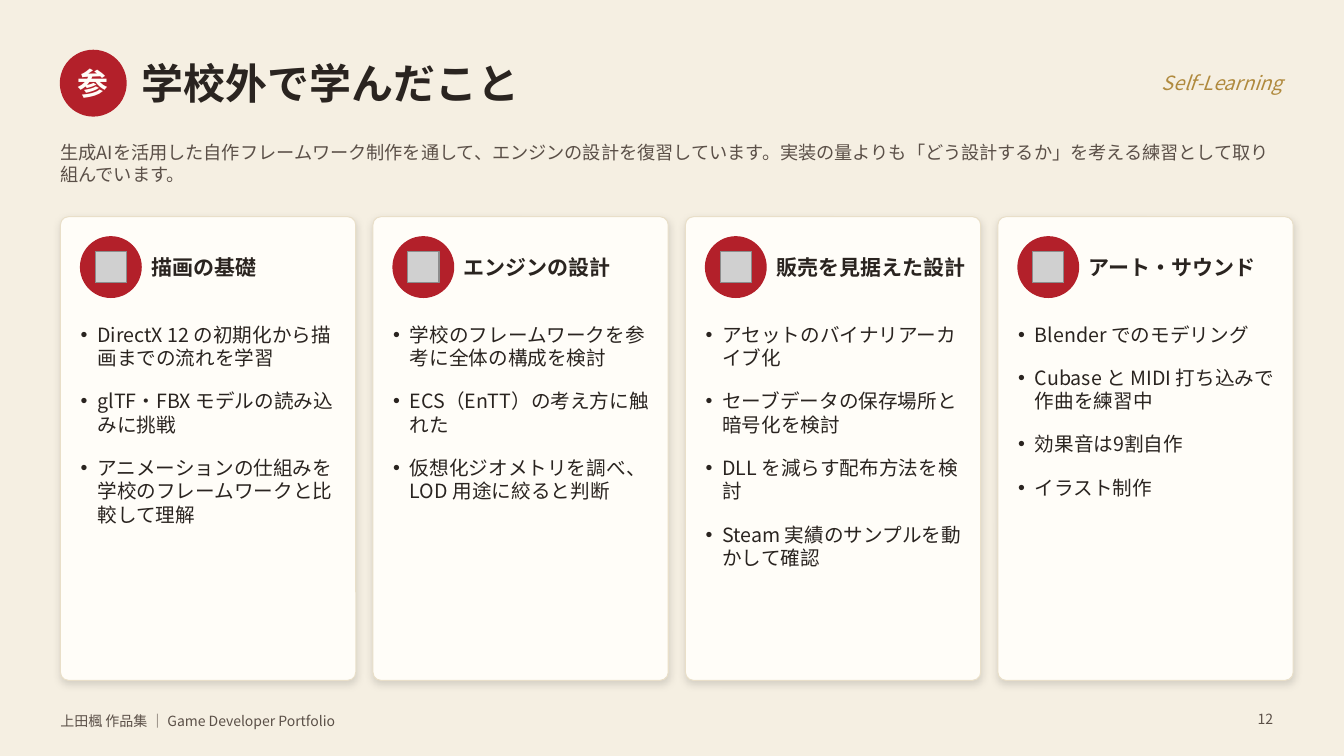
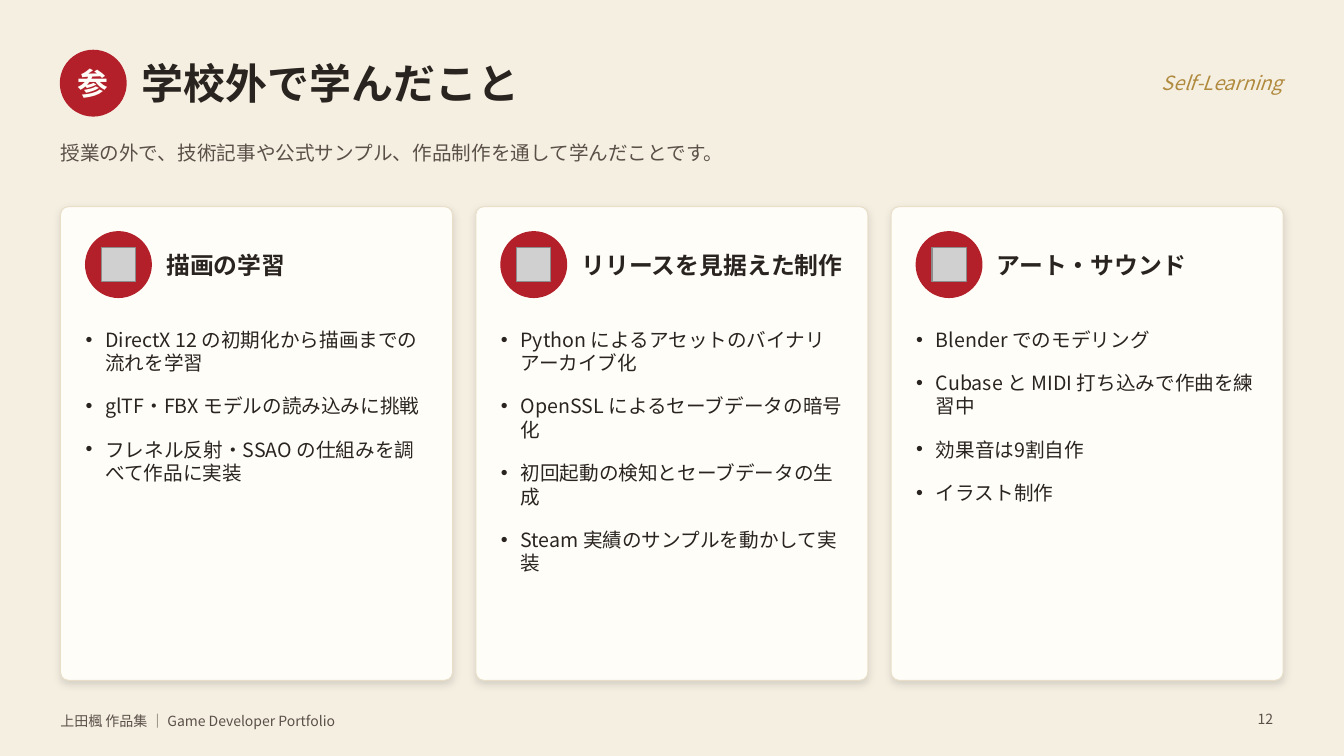
Before and after one commit to 1368077/_Portfolio, a slide deck: slide 12 of 上田楓_作品集.pptx. Drawn at 1344x756 pixels with LibreOffice and Linux fonts; fonts in the diff are those of the drawing; grey boxes stand for pictures. Boxes give left, top, right and bottom in pixels: in the first picture for what was removed or moved away, otherwise in the second. Text is boxed around its words. In the diff, an @@ line names an element or a change of style, - is before the commit and + after.

```diff
--- a/上田楓_作品集.pptx
+++ b/上田楓_作品集.pptx
@@ text at <box>60,143,723,162</box>: text changed; size 13 to 14 pt @@
-生成AIを活用した自作フレームワーク制作を通して、エンジンの設計を復習しています。実装の量よりも「どう設計するか」を考える練習として取り組んでいます。
+授業の外で、技術記事や公式サンプル、作品制作を通して学んだことです。
@@ rounded rectangle: place and size @@
-rounded rectangle at <box>60,217,356,681</box>
+rounded rectangle at <box>60,207,453,681</box>
@@ rounded rectangle: place and size @@
-rounded rectangle at <box>373,217,668,681</box>
+rounded rectangle at <box>476,207,868,681</box>
@@ proportions changed in 3 elements at <box>60,207,453,681</box>, <box>476,207,868,681</box>, <box>891,207,1284,681</box> @@
@@ rounded rectangle: place and size @@
-rounded rectangle at <box>686,217,981,681</box>
+rounded rectangle at <box>891,207,1284,681</box>
@@ ellipse: place and size @@
-ellipse at <box>81,237,141,297</box>
+ellipse at <box>86,232,151,297</box>
@@ ellipse: place and size @@
-ellipse at <box>393,237,454,297</box>
+ellipse at <box>501,232,567,297</box>
@@ ellipse: place and size @@
-ellipse at <box>706,237,766,297</box>
+ellipse at <box>917,232,982,297</box>
@@ text "アート・サウンド": place and size @@
-text "アート・サウンド" at <box>1089,258,1256,277</box>
+text "アート・サウンド" at <box>997,254,1186,276</box>
@@ text "アート・サウンド" at <box>997,254,1186,276</box>: size 15 to 17 pt @@
@@ rounded rectangle removed at <box>998,217,1294,681</box> @@
@@ ellipse removed at <box>1018,237,1079,297</box> @@
@@ picture: place and size @@
-picture at <box>95,251,126,282</box>
+picture at <box>102,248,136,282</box>
@@ text at <box>166,253,285,276</box>: text changed; size 15 to 17 pt @@
-描画の基礎
+描画の学習
@@ picture removed at <box>407,251,439,282</box> @@
@@ picture: place and size @@
-picture at <box>720,251,751,282</box>
+picture at <box>517,248,552,282</box>
@@ text at <box>582,253,843,276</box>: text changed; size 15 to 17 pt @@
-エンジンの設計
+リリースを見据えた制作
@@ text removed at <box>776,257,965,277</box> @@
-販売を見据えた設計
@@ picture: place and size @@
-picture at <box>1032,251,1064,282</box>
+picture at <box>933,248,967,282</box>
@@ text removed at <box>410,325,649,500</box> @@
-• 学校のフレームワークを参考に全体の構成を検討
-• ECS（EnTT）の考え方に触れた
-• 仮想化ジオメトリを調べ、LOD 用途に絞ると判断
@@ text "Blender でのモデリング": place and size @@
-text "Blender でのモデリング" at <box>1035,325,1274,497</box>
+text "Blender でのモデリング" at <box>936,330,1254,502</box>
@@ text "Blender でのモデリング" at <box>936,330,1254,502</box>: indent changed @@
@@ text at <box>105,330,420,418</box>: indent changed @@
@@ text at <box>521,331,842,572</box>: text changed @@
-• アセットのバイナリアーカイブ化
-• セーブデータの保存場所と暗号化を検討
-• DLL を減らす配布方法を検討
-• Steam 実績のサンプルを動かして確認
+• Python によるアセットのバイナリアーカイブ化
+• OpenSSL によるセーブデータの暗号化
+• 初回起動の検知とセーブデータの生成
+• Steam 実績のサンプルを動かして実装
@@ text at <box>105,440,415,482</box>: text changed @@
-• アニメーションの仕組みを学校のフレームワークと比較して理解
+• フレネル反射・SSAO の仕組みを調べて作品に実装
```
Also in this commit, not shown: 3 other slides changed, 1 slide added, 1 slide removed, 1 other file.
